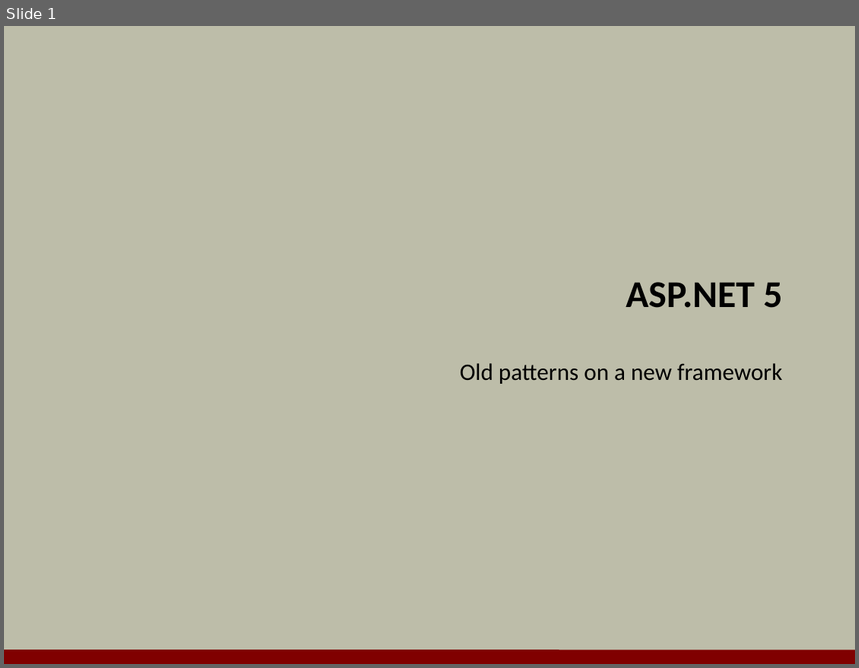
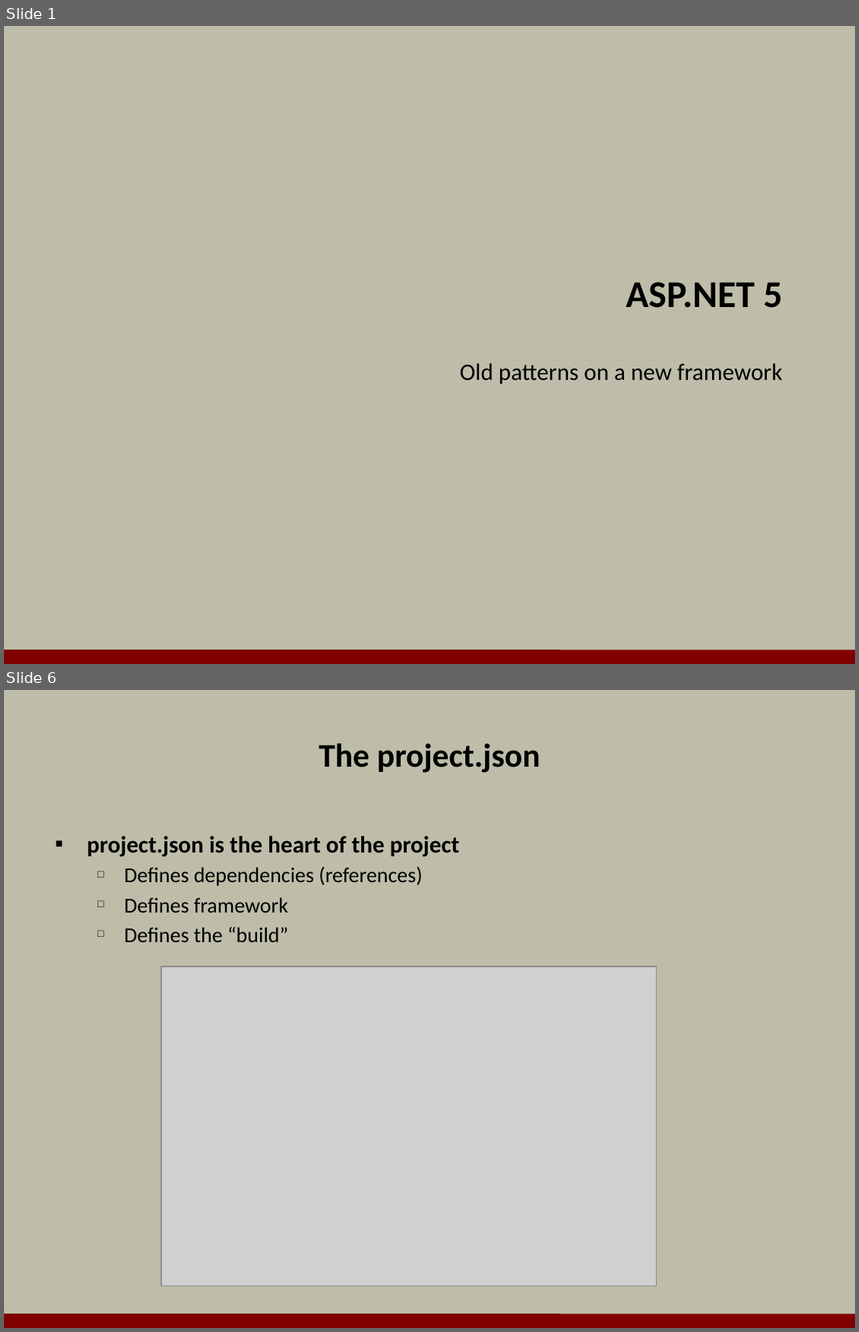
Before and after one commit to OdeToCode/classes, a slide deck: aspnet5/slides/01_Overview.pptx. Shown one above the other, each under a label of ours: slide 1 before the commit, slides 1 and 6 after it; the slides between them are not shown. The pictures are 859x668 and 859x1332 pixels, drawn with LibreOffice and Linux fonts; fonts in the diff are those of the drawing; grey boxes stand for pictures; background and template pictures are left out. Boxes give left, top, right and bottom in pixels: in the first picture for what was removed or moved away, otherwise in the second. Text is boxed around its words. In the diff, an @@ line names an element or a change of style, - is before the commit and + after.

```diff
--- a/aspnet5/slides/01_Overview.pptx
+++ b/aspnet5/slides/01_Overview.pptx
@@ slide 6 added at <box>4,690,855,1328</box>, background #BDBDA9; not listed: 1 template element that a slide beside it also shows @@
@@ title added at <box>319,743,541,773</box>, 28 pt, text #000000, bold @@
+The project.json
@@ text added at <box>87,836,460,942</box>, 18 pt, text #000000 @@
+▪ project.json is the heart of the project
+  □ Defines dependencies (references)
+  □ Defines framework
+  □ Defines the “build”
@@ picture added at <box>161,967,657,1286</box> @@
```
Also in this commit, not shown: 6 other slides added.
